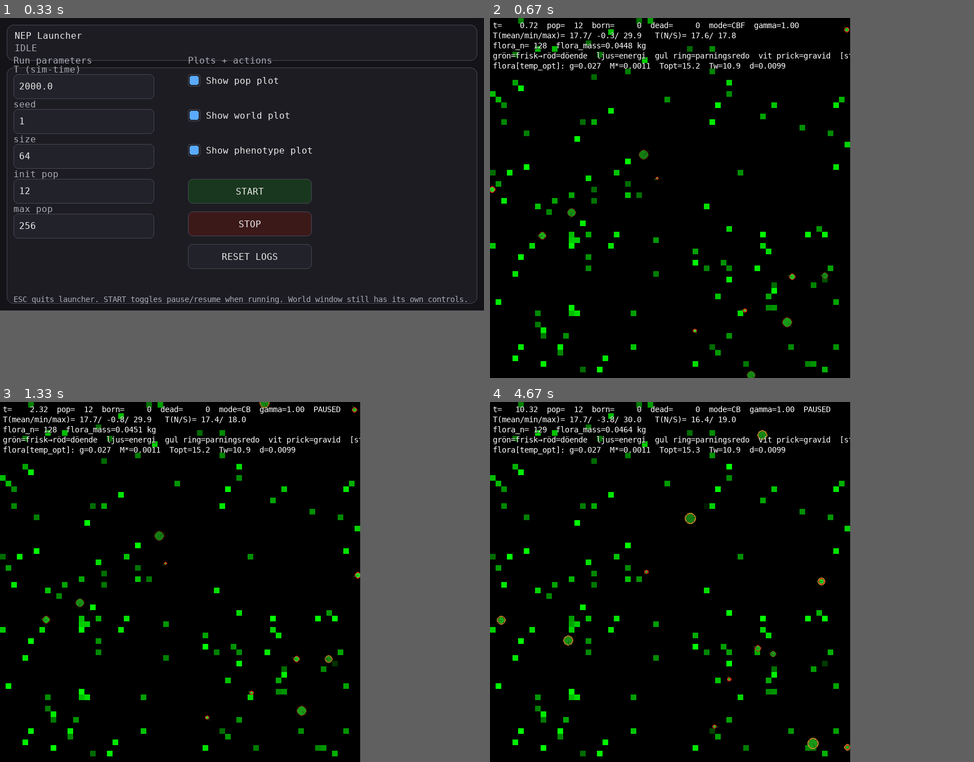
Above: before the commit, frames 1-4 (two rows, left to right).
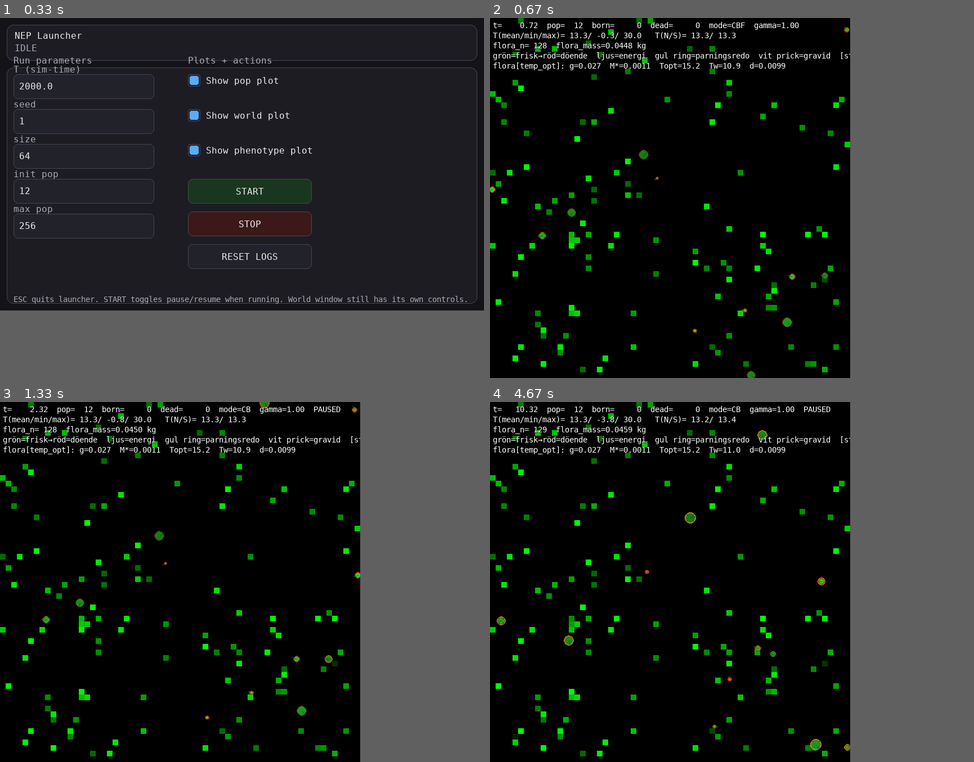
Above: after the commit, the same moments.

Repository: JoakimStorck/nep-process
Game: pygame game, started from nep_gui_launcher.py
Two runs of this game, one before a commit and one after it. Both use one fixed random seed, a clock stepped at 60 frames per second and the inputs below.
Inputs:
- Up to frame 1 (0.33 s): no input
- Up to frame 2 (0.67 s): click "START" at 0.38 s
- Up to frame 3 (1.33 s): tap Space at 0.67 s; tap 1 at 1 s
- Up to frame 4 (4.67 s): no input

Frame 1 is identical in both runs. In frame 2, less than 0.1% of the frame differs, in the area x 17-51%, y 4-6%; in frame 3, less than 0.1%; in frame 4, 0.5%, in the area x 1-69%, y 4-97%.

Commit message:
Commit: Gör latitudprofilen periodisk runt torusen
Den linjära profilen gick -1 till +1 utan att sluta sig. Eftersom
världen wrappar i y hamnade båda polerna kant i kant med en
säsongsdiskontinuitet på 24 degC emellan - tio gånger brantare än
någon verklig klimatgradient i världen. Den gav dessutom ett enda
sammanhängande kallt band, inte de två isolerade regioner geografin
var tänkt att ge.

lat = -cos(2*pi*r/H) ger sydpol -> ekvator -> nordpol -> ekvator runt
varvet: två kalla band åtskilda av två tempererade zoner, med
motfasiga årstider.

Vid 64x256 blir sömmen 0,02 degC och största steg mellan rader 0,96
degC, mot 24,10 och 2,24 med den linjära profilen. Gradienten blir
alltså både sammanhängande och jämnare än tidigare.

Andel agenter som byter klimatband under livstiden faller från 79 %
till 50 % vid 64x256.

Diff:
--- a/world.py
+++ b/world.py
@@ -151,9 +151,23 @@
             "E_loss_decay": 0.0,
         }
 
-        # Latitudprofilen är en geometrisk egenskap och kommer från Grid.
-        # Vad latituden betyder klimatologiskt ägs däremot här.
-        lat = np.asarray(self.grid.cell_lat, dtype=np.float32)
+        # Latitudprofilen är periodisk runt torusen: sydpol -> ekvator ->
+        # nordpol -> ekvator -> sydpol. Det ger två kalla band åtskilda av två
+        # tempererade zoner, med motfasiga årstider.
+        #
+        # Den tidigare linjära profilen gick -1 till +1 utan att sluta sig, och
+        # eftersom världen wrappar i y hamnade de båda polerna kant i kant med
+        # en säsongsdiskontinuitet på 24 degC emellan — tio gånger brantare än
+        # någon verklig klimatgradient i världen, och ett artefakt snarare än en
+        # barriär organismer kan anpassa sig till. Den gav dessutom ett enda
+        # sammanhängande kallt band, inte två isolerade.
+        #
+        # Grid.cell_lat bär cellens normerade radläge; klimatets tolkning av det
+        # ägs här.
+        H = max(1, int(self.grid.height))
+        W = max(1, int(self.grid.width))
+        rows = np.arange(int(self.grid.n_cells), dtype=np.int64) // W
+        lat = (-np.cos(2.0 * np.pi * rows.astype(np.float64) / float(H))).astype(np.float32)
         abs_lat = np.abs(lat)
 
         self._lat = lat
